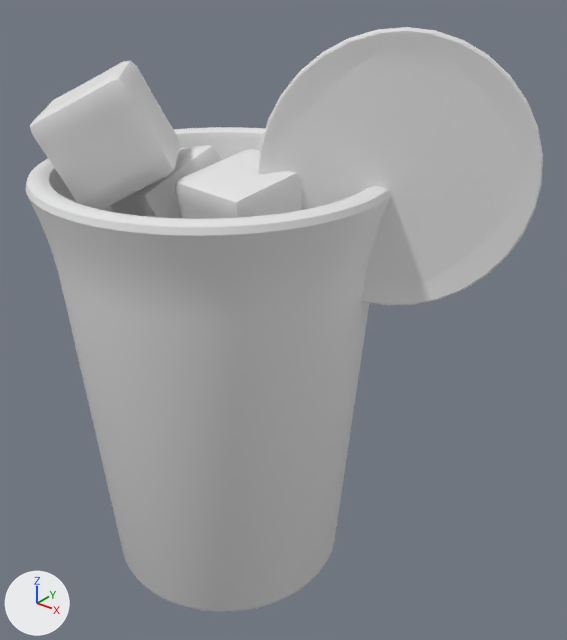
What one commit did to the OBJ model public/assets/drink-baked/blog0121.obj.
Both versions are drawn from a camera (50 mm lens) standing at (4.23, -4.43, 5.31) and looking at (0.56, 0.16, 2.47). Arrows for +X, +Y and +Z are at lower left; the lights stay in place. The older version comes first. Where no turn or scale is listed for an object, it has been applied to the vertices.

The older version as bpy lines, for what is in view:
```python
me_circle_001 = bpy.data.meshes.new('Circle.001')
me_circle_001.from_pydata(...)  # 834 vertices, 832 faces; spans x 0.5..2.3, y -0.15..0.97, z 2.77..4.78
me_cube = bpy.data.meshes.new('Cube')
me_cube.from_pydata(...)  # 386 vertices, 384 faces; spans x -0.674..0.579, y -0.64..0.619, z 1.8..2.9
me_cube_001 = bpy.data.meshes.new('Cube.001')
me_cube_001.from_pydata(...)  # 386 vertices, 384 faces; spans x -0.996..0.028, y -0.507..0.575, z 2.678..3.796
me_cube_002 = bpy.data.meshes.new('Cube.002')
me_cube_002.from_pydata(...)  # 386 vertices, 384 faces; spans x -0.044..0.891, y -0.562..0.442, z 2.907..3.828
me_cube_003 = bpy.data.meshes.new('Cube.003')
me_cube_003.from_pydata(...)  # 386 vertices, 384 faces; spans x -1.23..0.0, y -1.133..0.091, z 3.419..4.46
me_cylinder = bpy.data.meshes.new('Cylinder')
me_cylinder.from_pydata(...)  # 960 vertices, 898 faces; spans x -1.44..1.44, y -1.44..1.44, z 0.0..3.71
me_plane = bpy.data.meshes.new('Plane')
me_plane.from_pydata(...)  # 258 vertices, 78 faces; spans x -1.31..1.31, y -1.3..1.3, z 3.0..3.13
ob_circle_001 = bpy.data.objects.new('Circle.001', me_circle_001)
ob_circle_001.location = (0.0, 0.0, 0.0)
ob_cube = bpy.data.objects.new('Cube', me_cube)
ob_cube.location = (0.0, 0.0, 0.0)
ob_cube_001 = bpy.data.objects.new('Cube.001', me_cube_001)
ob_cube_001.location = (0.0, 0.0, 0.0)
ob_cube_002 = bpy.data.objects.new('Cube.002', me_cube_002)
ob_cube_002.location = (0.0, 0.0, 0.0)
ob_cube_003 = bpy.data.objects.new('Cube.003', me_cube_003)
ob_cube_003.location = (0.0, 0.0, 0.0)
ob_cylinder = bpy.data.objects.new('Cylinder', me_cylinder)
ob_cylinder.location = (0.0, 0.0, 0.0)
ob_plane = bpy.data.objects.new('Plane', me_plane)
ob_plane.location = (0.0, 0.0, 0.0)
```
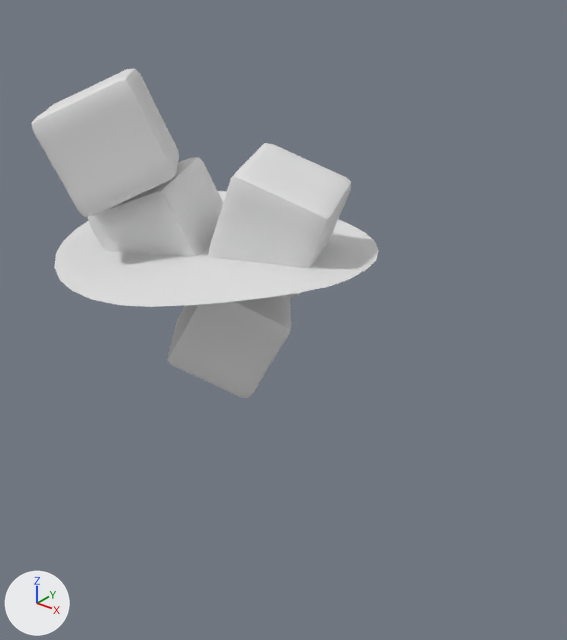
Pixel boxes (x1, y1, x2, y2) of what changed, in the pictures (567 x 640 px; the box of a moved part takes in the faces that stretch with it):
'Cylinder', deleted: before (26, 127, 390, 612)
'Circle.001', deleted: before (258, 27, 543, 306)
'Cube.002', reshaped: before (175, 149, 301, 219); after (208, 143, 351, 298)
'Cube.003', reshaped: before (30, 61, 180, 210); after (31, 68, 179, 217)
'Cube.001', reshaped: before (108, 145, 221, 218); after (88, 157, 223, 257)
part 1 of me_cube, moved or reshaped (not visible before): after (167, 295, 291, 398)
part 5 of me_plane, moved or reshaped (not visible before): after (55, 191, 379, 307)

Diff of the bpy script that builds the scene:
```diff
--- a/public/assets/drink-baked/blog0121.obj.py
+++ b/public/assets/drink-baked/blog0121.obj.py
@@ me_cube @@
 # used by ob_cube; location = (0.0, 0.0, 0.0)
-me_cube.from_pydata(...)  # 386 vertices, 384 faces; spans x -0.674..0.579, y -0.64..0.619, z 1.8..2.9
+me_cube.from_pydata(...)  # 386 vertices, 384 faces; spans x -0.564..0.681, y -0.554..0.658, z 1.774..2.813
+# me_cube part 1: the whole mesh is multiplied about its middle by the matrix ((-0.903, -0.384, 0.193), (0.031, 0.389, 0.921), (-0.428, 0.837, -0.34)), then moved by (0.106, 0.063, -0.057)
@@ me_cube_001 @@
 # used by ob_cube_001; location = (0.0, 0.0, 0.0)
-me_cube_001.from_pydata(...)  # 386 vertices, 384 faces; spans x -0.996..0.028, y -0.507..0.575, z 2.678..3.796
+me_cube_001.from_pydata(...)  # 386 vertices, 384 faces; spans x -1.016..0.141, y -0.712..0.374, z 2.618..3.683
+# me_cube_001 part 2: the whole mesh is multiplied about its middle by the matrix ((0.887, -0.408, -0.218), (0.449, 0.873, 0.194), (0.111, -0.269, 0.957)), then moved by (0.047, -0.203, -0.086)
@@ me_cube_002 @@
 # used by ob_cube_002; location = (0.0, 0.0, 0.0)
-me_cube_002.from_pydata(...)  # 386 vertices, 384 faces; spans x -0.044..0.891, y -0.562..0.442, z 2.907..3.828
+me_cube_002.from_pydata(...)  # 386 vertices, 384 faces; spans x -0.077..1.097, y -0.328..0.685, z 2.802..3.848
+# me_cube_002 part 3: the whole mesh is multiplied about its middle by the matrix ((0.196, -0.958, 0.208), (0.02, -0.208, -0.978), (0.98, 0.196, -0.021)), then moved by (0.087, 0.238, -0.043)
@@ me_cube_003 @@
 # used by ob_cube_003; location = (0.0, 0.0, 0.0)
-me_cube_003.from_pydata(...)  # 386 vertices, 384 faces; spans x -1.23..0.0, y -1.133..0.091, z 3.419..4.46
+me_cube_003.from_pydata(...)  # 386 vertices, 384 faces; spans x -1.183..0.047, y -1.159..0.041, z 3.4..4.434
+# me_cube_003 part 4: the whole mesh is multiplied about its middle by the matrix ((0.452, -0.493, -0.744), (-0.44, 0.602, -0.666), (0.776, 0.628, 0.056)), then moved by (0.047, -0.038, -0.022)
@@ me_plane @@
 # used by ob_plane; location = (0.0, 0.0, 0.0)
-me_plane.from_pydata(...)  # 258 vertices, 78 faces; spans x -1.31..1.31, y -1.3..1.3, z 3.0..3.13
+me_plane.from_pydata(...)  # 232 vertices, 173 faces; spans x -1.31..1.31, y -1.31..1.31, z 3.0..3.13
+# me_plane part 5: 14 vertices moved from x -1.0..1.0, y -1.29..1.29, z 3.02..3.07 to x -1.0..1.0, y -1.31..1.31, z 3.01..3.07; 180 vertices removed from x -1.3..1.3, y -1.3..1.3, z 3.0..3.12; 154 vertices added at x -1.29..1.29, y -1.31..1.31, z 3.0..3.12
@@ ob_circle_001 @@
-ob_circle_001 = bpy.data.objects.new('Circle.001', me_circle_001)
-ob_circle_001.location = (0.0, 0.0, 0.0)
@@ ob_cylinder @@
-ob_cylinder = bpy.data.objects.new('Cylinder', me_cylinder)
-ob_cylinder.location = (0.0, 0.0, 0.0)
```
